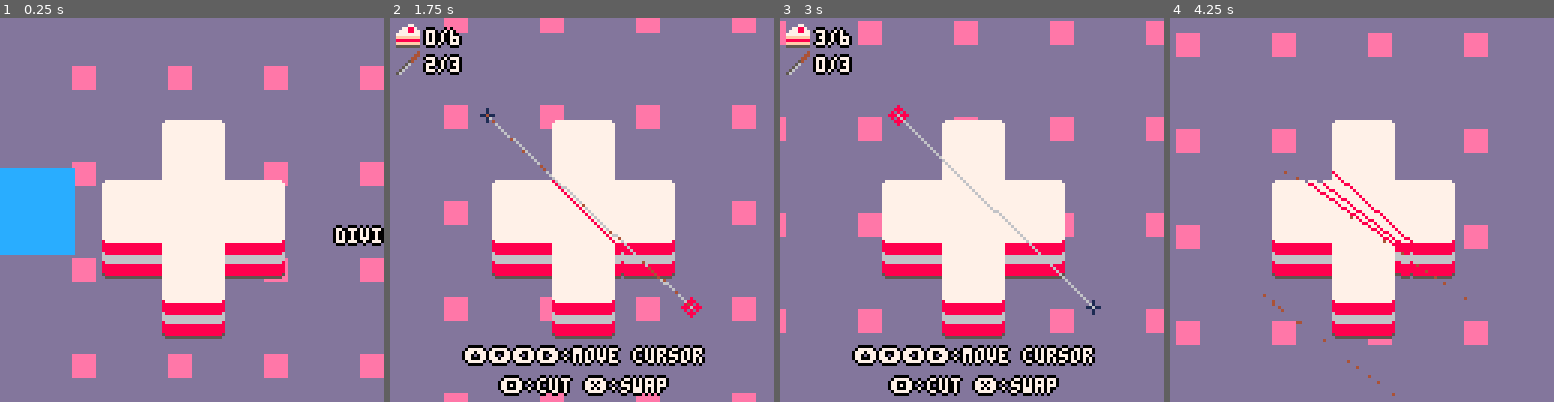
Above: before the commit, frames 1-4 (left to right).
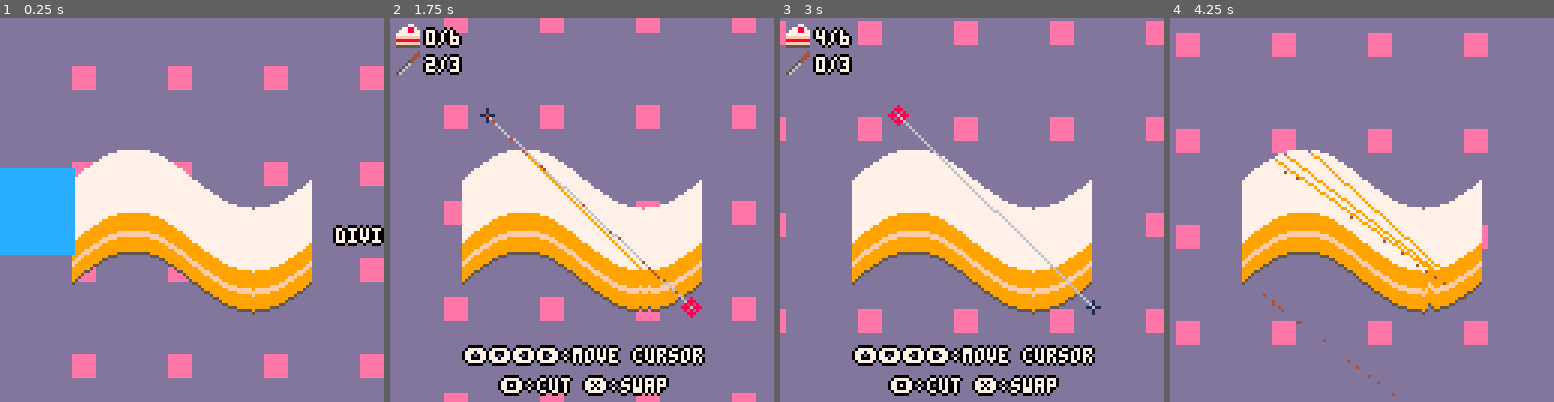
Above: after the commit, the same moments.

Repository: m-r-hunt/Pico-8-Carts
Game: PICO-8 cartridge cakecut.p8
Two runs of this game, one before a commit and one after it. Both use one fixed random seed, a clock stepped at 60 frames per second and the inputs below.
Inputs (mouse positions are in pixels of both pictures, inside the frame that each line leads up to):
- Up to frame 1 (0.25 s): no input
- Up to frame 2 (1.75 s): tap X (X key) at 0.33, 1.07 s; click (670, 121) at 0.67 s; tap O (Z key) at 0.7, 1.7 s; click (436, 267) at 1.22 s; hold Right from 1.6 s (still down)
- Up to frame 3 (3 s): click (887, 114) at 1.77 s; tap X (X key) at 1.85, 2.97 s; release Right at 2.1 s; tap O (Z key) at 2.1, 2.5, 2.9 s; hold Up 2.15-2.42 s; click (952, 259) at 2.32 s; hold Right from 2.47 s (still down); click (1014, 106) at 2.87 s
- Up to frame 4 (4.25 s): release Right at 3.03 s; hold Left 3.08-3.58 s; tap O (Z key) at 3.3, 3.7, 4.1 s; click (1465, 256) at 3.42 s; hold Down 3.63-3.97 s; click (1231, 102) at 3.97 s; hold Right from 4.02 s (still down); tap X (X key) at 4.08 s

The runs differ from the first frame. In frame 1, 18% of the frame differs, in the area x 18-82%, y 26-84%; in frame 2, 18%; in frame 3, 18%; in frame 4, 19%.

Commit message:
More levels and labels

Diff:
--- a/cakecut.p8
+++ b/cakecut.p8
@@ -12,7 +12,7 @@
  end)
  --change_mode("title")
 
- leveln=4
+ leveln=5
  change_mode("level_intro")
 end
 
@@ -556,6 +556,22 @@
   {5,8,8,8,8,6,6,6,8,8,8,8},
   strawbs{},
  },
+ {
+  function()
+   local xmin=24
+   local xmax=104
+   for x=xmin,xmax do
+    yoff=10*sin((x-xmin)/(xmax-xmin))
+    for y=54,74 do
+     pset(x,y+yoff,7)
+    end
+   end
+  end,
+  3,
+  6,
+  {5,9,9,9,9,9,15,15,9,9,9,9,9,9},
+  strawbs{},
+ },
 
  --strawberry levels
  {
Not shown, changed: 130 lines of the sprite sheet (__gfx__) section of cakecut.p8
Not shown, changed: the thumbnail (__label__) section of cakecut.p8
